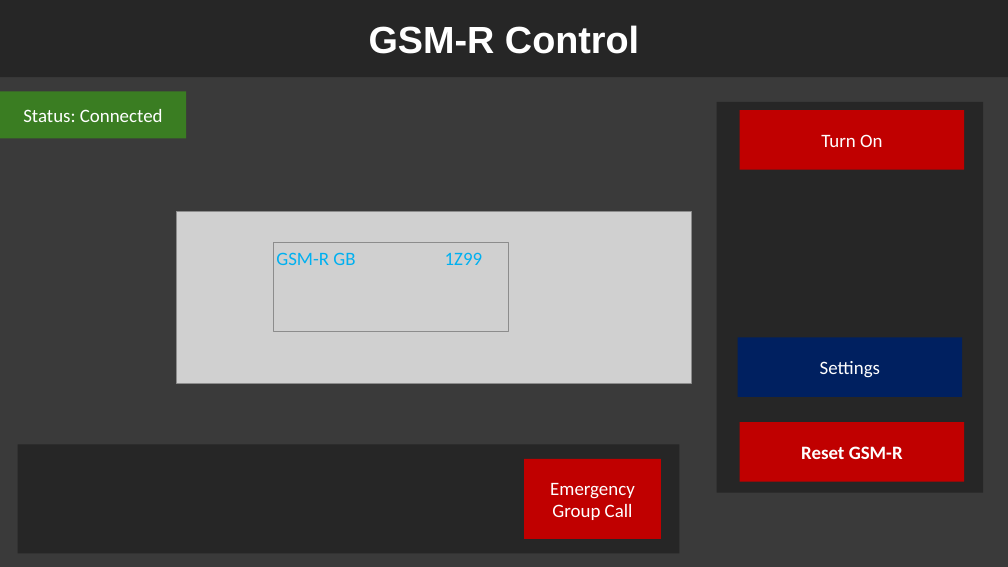
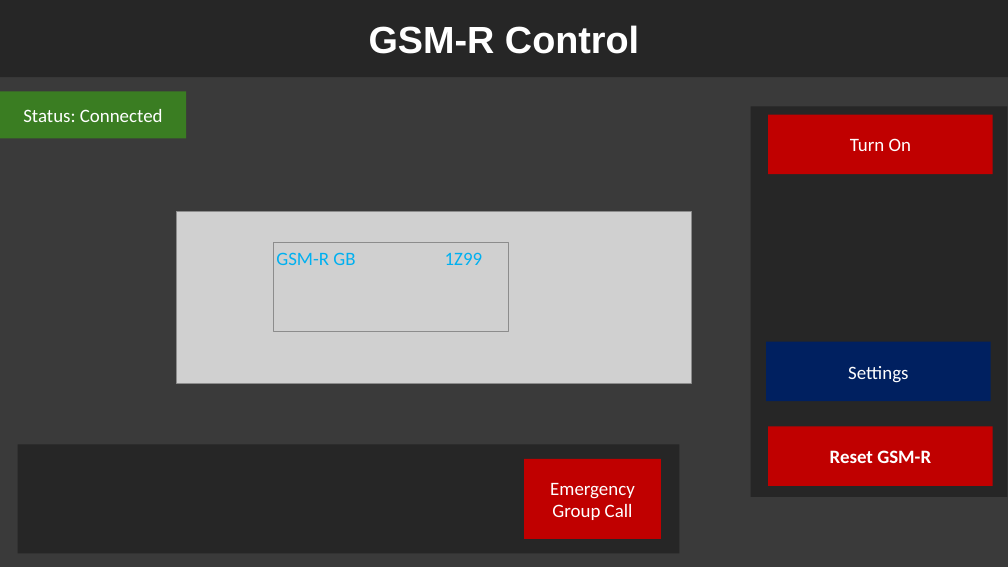
Before and after one commit to SilverDevelopment/GSMR-Project, a slide deck: slide 1 of Software/Mockups/mockup creator.pptx. Drawn at 1008x567 pixels with LibreOffice and Linux fonts; fonts in the diff are those of the drawing; grey boxes stand for pictures. Boxes give left, top, right and bottom in pixels: in the first picture for what was removed or moved away, otherwise in the second. Text is boxed around its words. In the diff, an @@ line names an element or a change of style, - is before the commit and + after.

```diff
--- a/Software/Mockups/mockup creator.pptx
+++ b/Software/Mockups/mockup creator.pptx
@@ rectangle: place and size @@
-rectangle at <box>717,102,984,493</box>
+rectangle at <box>751,107,1008,498</box>
@@ 3 rectangles: place and size @@
-3 rectangles at <box>738,110,964,482</box>
+3 rectangles at <box>766,115,993,486</box>
```
